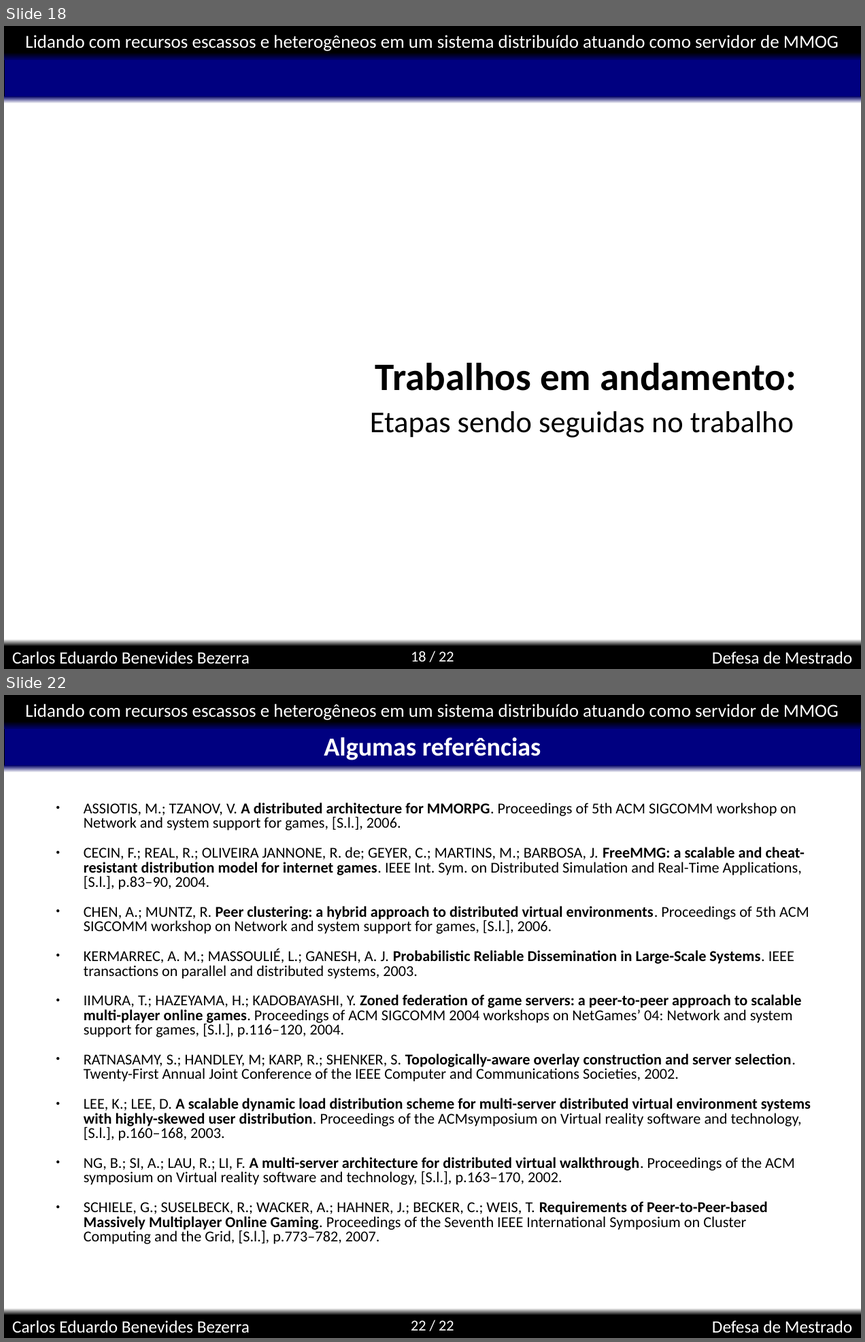
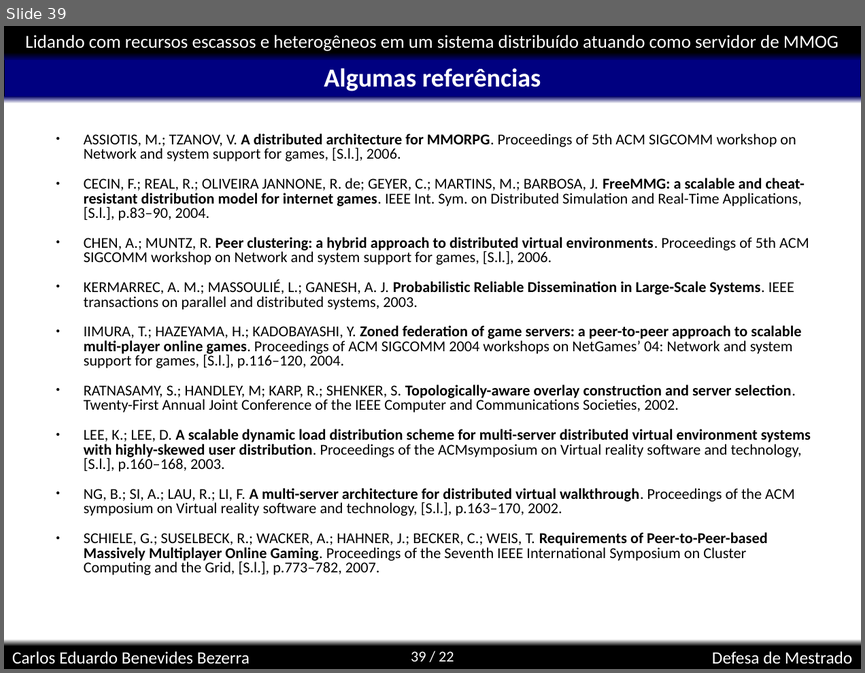
Before and after one commit to kdubezerra/kdubezerra, a slide deck: textos/dissertation/Diss_Defesa.ppt. Shown one above the other, each under a label of ours: slides 18 and 22 before the commit, slide 39 after it; the slides between them are not shown. The pictures are 865x1342 and 865x673 pixels, drawn with LibreOffice and Linux fonts; fonts in the diff are those of the drawing; background and template pictures are left out. Boxes give left, top, right and bottom in pixels: in the first picture for what was removed or moved away, otherwise in the second. Text is boxed around its words. In the diff, an @@ line names an element or a change of style, - is before the commit and + after.

```diff
--- a/textos/dissertation/Diss_Defesa.ppt
+++ b/textos/dissertation/Diss_Defesa.ppt
@@ slide 18 removed at (4, 26, 861, 669), background #FFFFFF; not listed: 8 template elements that a slide beside it also shows @@
@@ title removed at (375, 363, 796, 390) @@
-Trabalhos em andamento:
@@ subtitle removed at (370, 411, 793, 437) @@
-Etapas sendo seguidas no trabalho
@@ what was slide 22 is now slide 39 @@
@@ page number at (411, 651, 454, 661): text changed @@
-22 / 22
+39 / 22
```
Also in this commit, not shown: 5 slides changed, 24 slides added, 6 other slides removed, 19 other files.
